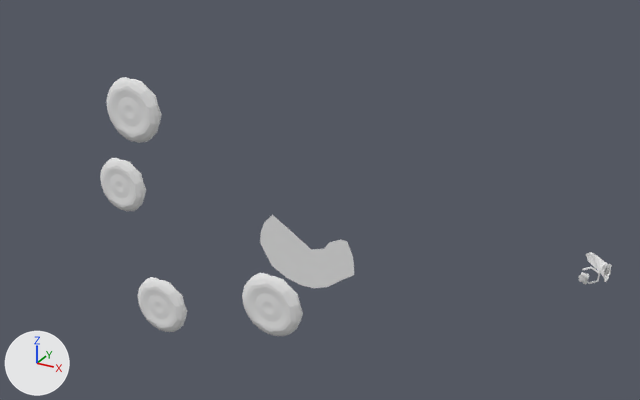
Renders of the OBJ model assets/models/level/ice/model.obj from each side of a commit.
Before and after are seen from a 50 mm camera at (238.0, -2187.0, 1071.0) aimed at (-772.0, -351.0, 153.0). The axes (+X, +Y, +Z) are drawn at lower left. The lights are the same throughout. The older version comes first. Where no turn or scale is listed for an object, it has been applied to the vertices.

Objects in the first picture: 'iceMesh.old'.
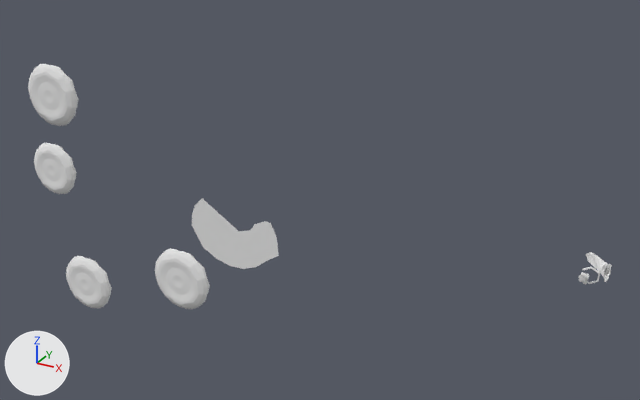
Edits to the bpy script that builds the scene:
```text
Change me_icemesh_old:
    used by ob_icemesh_old; location = (0.0, 0.0, 0.0)
    remove me_icemesh_old.from_pydata(...)  # 2441 vertices, 2730 faces; spans x -1398.0..-73.0, y -738.0..-62.0, z -210.0..515.0
    add me_icemesh_old.from_pydata(...)  # 2441 vertices, 2730 faces; spans x -1648.0..-73.0, y -738.0..-62.0, z -210.0..515.0
    me_icemesh_old part 1: the loose piece of 35 vertices spanning x -1058.0..-745.0, y -199.0, z -210.0..-2.0 is moved by (-250.0, 0.0, 0.0)
    me_icemesh_old part 2: the loose piece of 482 vertices spanning x -1398.0..-1243.0, y -490.0..-465.0, z 52.0..207.0 is moved by (-250.0, 0.0, 0.0)
    me_icemesh_old part 3: the loose piece of 482 vertices spanning x -1161.0..-1006.0, y -647.0..-622.0, z -179.0..-25.0 is moved by (-250.0, 0.0, 0.0)
    me_icemesh_old part 4: the loose piece of 482 vertices spanning x -768.0..-612.0, y -738.0..-712.0, z -22.0..133.0 is moved by (-250.0, 0.0, 0.0)
    me_icemesh_old part 5: the loose piece of 482 vertices spanning x -1161.0..-1006.0, y -691.0..-665.0, z 360.0..515.0 is moved by (-250.0, 0.0, 0.0)
```

Boxes (x1, y1, x2, y2) around the edits, measured in the pictures (640 x 400 px; the box of a moved part takes in the faces that stretch with it):
'iceMesh.old', reshaped (14% wider): before (100, 77, 612, 336); after (28, 64, 612, 309)
part 1 of me_icemesh_old, moved or reshaped: before (260, 215, 354, 288); after (192, 198, 279, 269)
part 2 of me_icemesh_old, moved or reshaped: before (100, 158, 146, 211); after (34, 143, 77, 194)
part 3 of me_icemesh_old, moved or reshaped: before (138, 277, 187, 332); after (66, 256, 112, 308)
part 4 of me_icemesh_old, moved or reshaped: before (242, 273, 303, 336); after (155, 248, 210, 309)
part 5 of me_icemesh_old, moved or reshaped: before (107, 77, 162, 143); after (28, 64, 78, 126)
